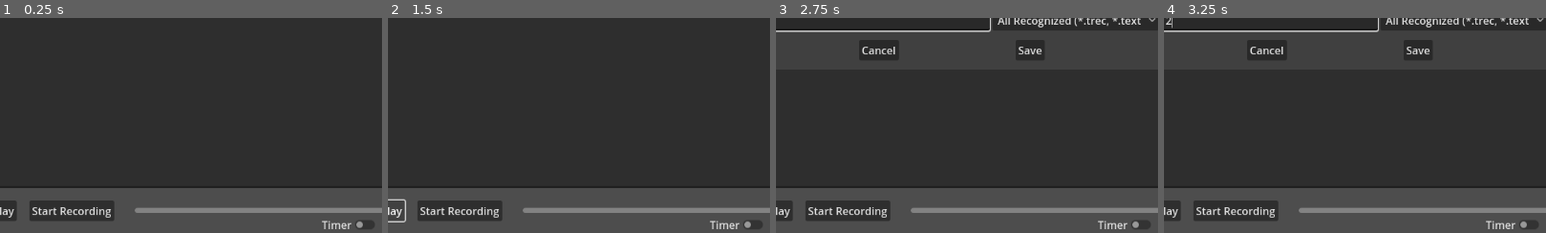
Above: before the commit, frames 1-4 (left to right).
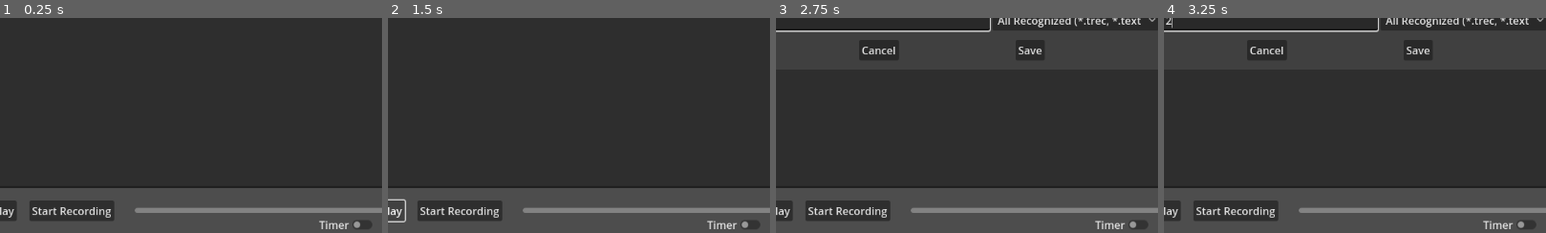
Above: after the commit, the same moments.

Repository: artelephantb/compass-branch
Game: Godot game, scene res://scenes/world.tscn
The game is run twice, just before and just after one commit, with the same random seed, the same clock (stepped at 60 frames per second) and the same inputs.
Inputs (mouse positions are % of the whole screen's width and height, from its top left):
- Up to frame 1 (0.25 s): no input
- Up to frame 2 (1.5 s): click (50, 45) at 0.52 s; type "Alex" at 0.6 s; click "Replay" at 1.25 s
- Up to frame 3 (2.75 s): click "Save" at 2 s
- Up to frame 4 (3.25 s): click (18, 51) at 2.77 s; type "12" at 2.85 s
The pictures show only the part of the screen within x 5-55%, y 50-100%; the shares and areas given below are measured in that part.

The runs differ from the first frame. In frame 1, 0.2% of the frame differs, in the area x 83-98%, y 94-99%; in frame 2, 0.2%; in frame 3, 0.2%; in frame 4, 0.2%.

Commit message:
User can not edit text while playing

Diff:
--- a/scenes/world.tscn
+++ b/scenes/world.tscn
@@ -12,6 +12,7 @@
 offset_top = -324.0
 offset_right = 576.0
 offset_bottom = 256.0
+context_menu_enabled = false
 
 [node name="FrameSlider" type="HSlider" parent="."]
 offset_left = -318.0
@@ -50,9 +51,9 @@
 text = "Import"
 
 [node name="PlaysTimerToggle" type="CheckButton" parent="."]
-offset_left = -42.0
+offset_left = -46.5
 offset_top = 296.0
-offset_right = 51.0
+offset_right = 46.5
 offset_bottom = 327.0
 text = "Timer"
 
@@ -67,6 +68,7 @@
 ok_button_text = "Open"
 file_mode = 0
 access = 1
+filters = PackedStringArray("*.trec", "*.textrecord")
 use_native_dialog = true
 
 [connection signal="text_changed" from="TextEdit" to="." method="_on_text_box_edited"]
--- a/scripts/world.gd
+++ b/scripts/world.gd
@@ -25,6 +25,8 @@
 	current_wait_frame = 0
 	wait_frames = 0
 
+	text_box.editable = false
+
 	text_box.text = ''
 	frame_slider.value = 0.0
 	replaying = true
@@ -51,6 +53,7 @@
 
 	if frame_slider.value == frame_slider.max_value:
 		replaying = false
+		text_box.editable = true
 		return
 
 	var current_character = ''
@@ -96,6 +99,7 @@
 func _on_save_pressed() -> void:
 	recording = false
 	replaying = false
+	text_box.editable = true
 	export_dialog.popup()
 
 func _on_export_dialog_file_selected(path: String) -> void:
@@ -105,6 +109,7 @@
 func _on_import_button_pressed() -> void:
 	recording = false
 	replaying = false
+	text_box.editable = true
 	import_dialog.popup()
 
 func _on_import_dialog_file_selected(path: String) -> void:
@@ -129,6 +134,7 @@
 func _on_frame_slider_drag_started() -> void:
 	if replaying:
 		replaying = false
+		text_box.editable = true
 
 func _on_frame_slider_value_changed(value: float) -> void:
 	if replaying:
